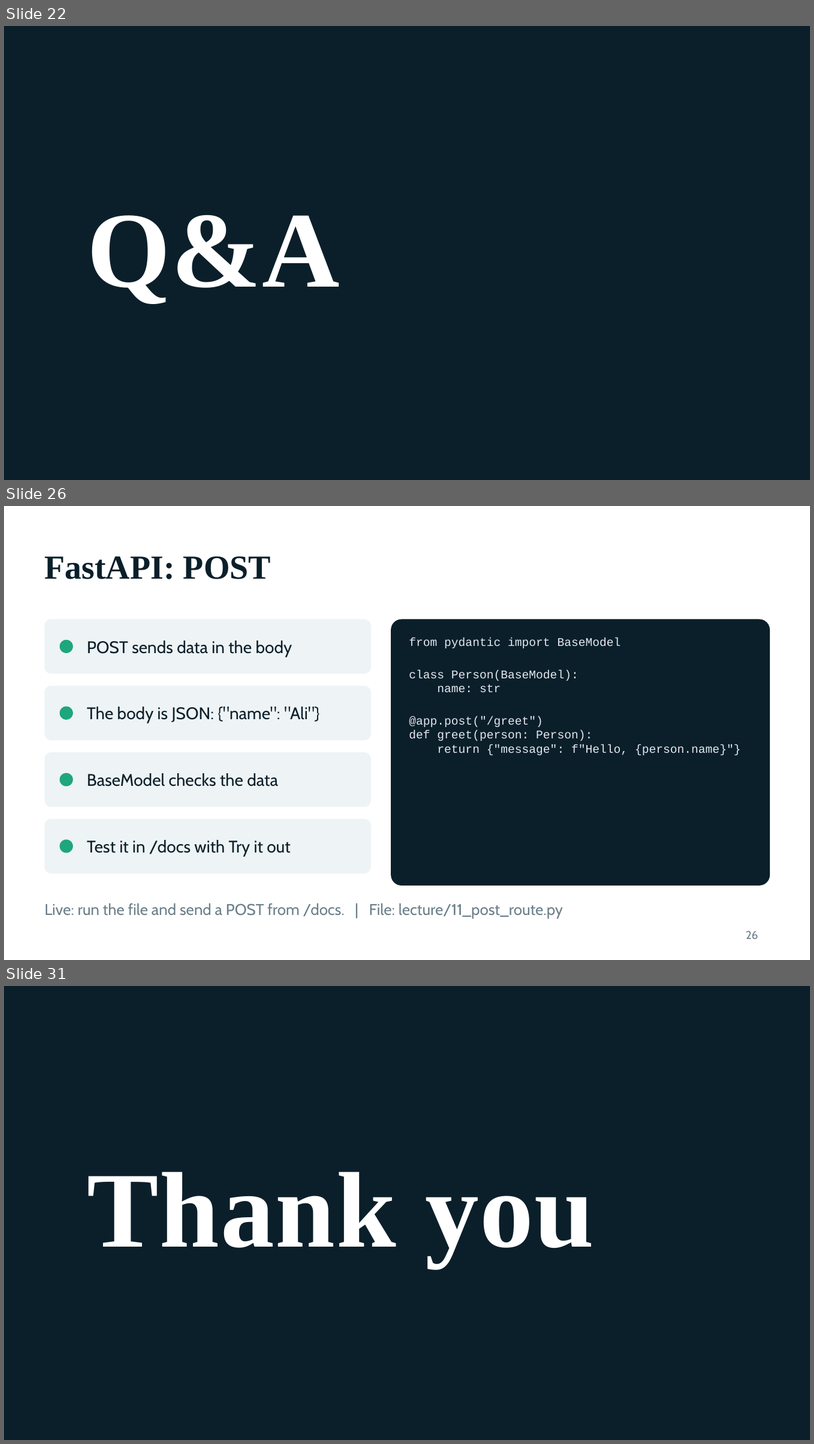
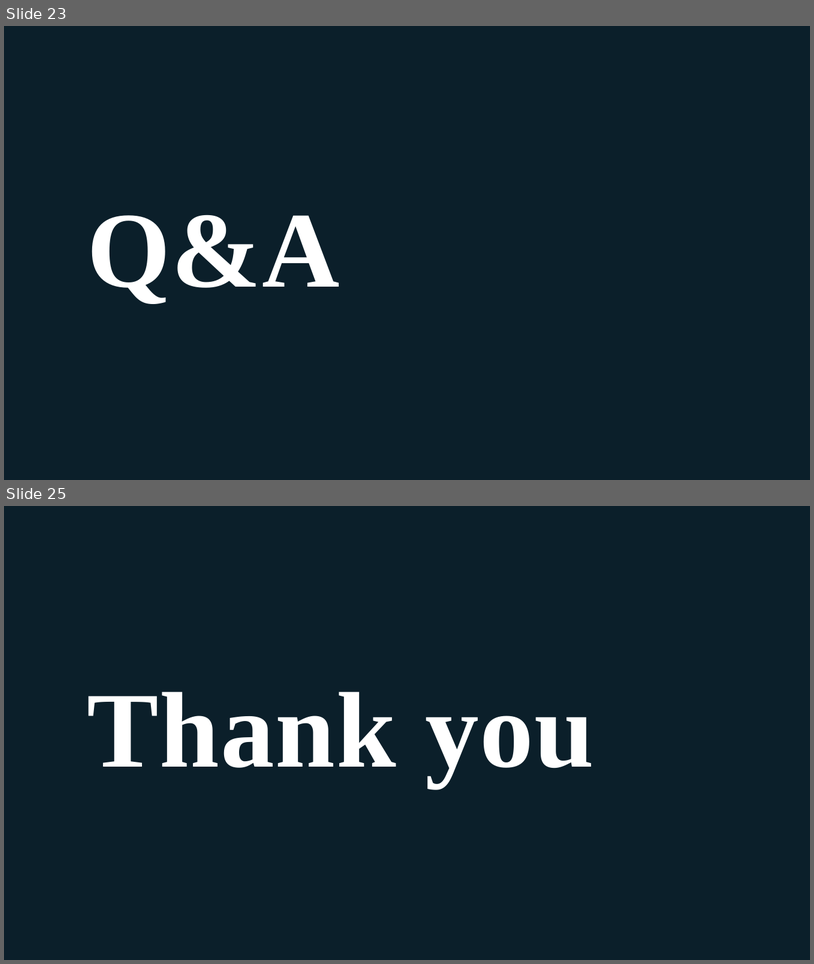
Before and after one commit to VishwasVK07/BFA, a slide deck: class-2/docs/class-2-slides.pptx. Shown one above the other, each under a label of ours: slides 22, 26 and 31 before the commit, slides 23 and 25 after it; the slides between them are not shown. The pictures are 814x1444 and 814x964 pixels, drawn with LibreOffice and Linux fonts; fonts in the diff are those of the drawing; background and template pictures are left out. Boxes give left, top, right and bottom in pixels: in the first picture for what was removed or moved away, otherwise in the second. Text is boxed around its words. In the diff, an @@ line names an element or a change of style, - is before the commit and + after.

```diff
--- a/class-2/docs/class-2-slides.pptx
+++ b/class-2/docs/class-2-slides.pptx
@@ slide 26 removed at bbox=[4, 506, 810, 960], background #FFFFFF @@
@@ text removed at bbox=[45, 556, 271, 579] @@
-FastAPI: POST
@@ rounded rectangle removed at bbox=[45, 619, 371, 673] @@
@@ rounded rectangle removed at bbox=[391, 619, 770, 885] @@
@@ ellipse removed at bbox=[60, 640, 73, 653] @@
@@ text removed at bbox=[87, 640, 293, 657] @@
-POST sends data in the body
@@ text removed at bbox=[409, 637, 741, 755] @@
-from pydantic import BaseModel
-class Person(BaseModel):
-name: str
-@app.post("/greet")
-def greet(person: Person):
-return {"message": f"Hello, {person.name}"}
@@ rounded rectangle removed at bbox=[45, 685, 371, 740] @@
@@ ellipse removed at bbox=[60, 706, 73, 720] @@
@@ text removed at bbox=[87, 706, 320, 723] @@
-The body is JSON: {"name": "Ali"}
@@ rounded rectangle removed at bbox=[45, 752, 371, 807] @@
@@ ellipse removed at bbox=[60, 773, 73, 786] @@
@@ text removed at bbox=[87, 773, 278, 786] @@
-BaseModel checks the data
@@ rounded rectangle removed at bbox=[45, 819, 371, 873] @@
@@ ellipse removed at bbox=[60, 840, 73, 853] @@
@@ text removed at bbox=[87, 840, 291, 856] @@
-Test it in /docs with Try it out
@@ text removed at bbox=[45, 903, 563, 918] @@
-Live: run the file and send a POST from /docs. | File: lecture/11_post_route.py
@@ text removed at bbox=[746, 930, 759, 939] @@
-26
@@ what was slide 22 is now slide 23 @@
@@ what was slide 31 is now slide 25 @@
```
Also in this commit, not shown: 4 slides changed, 1 slide added, 6 other slides removed, 9 other files.
